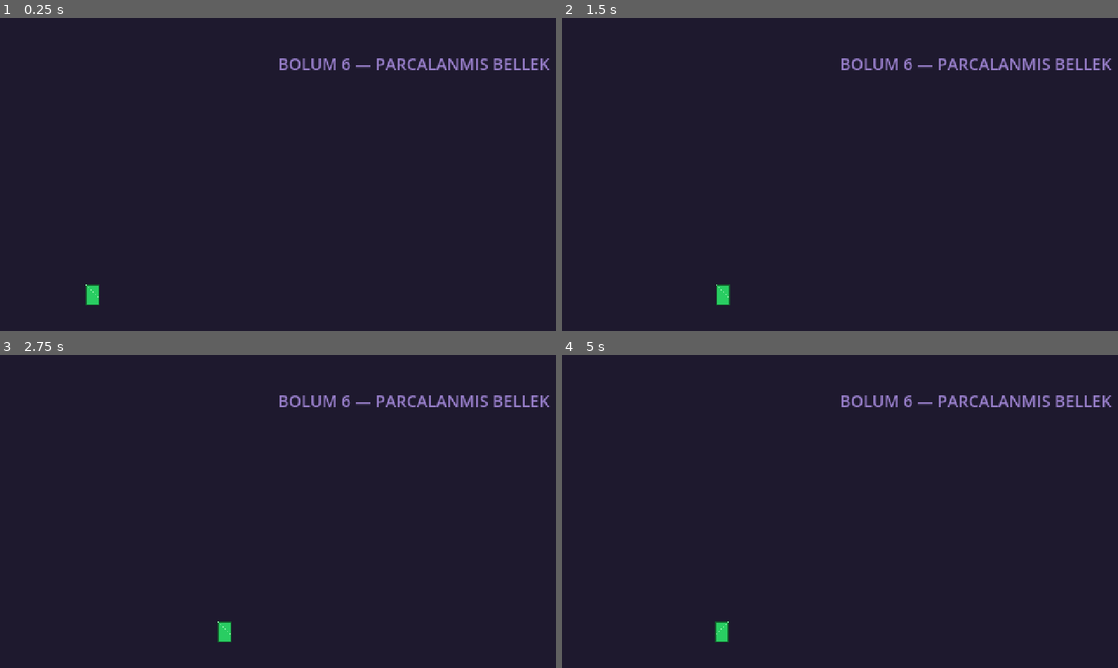
Above: before the commit, frames 1-4 (two rows, left to right).
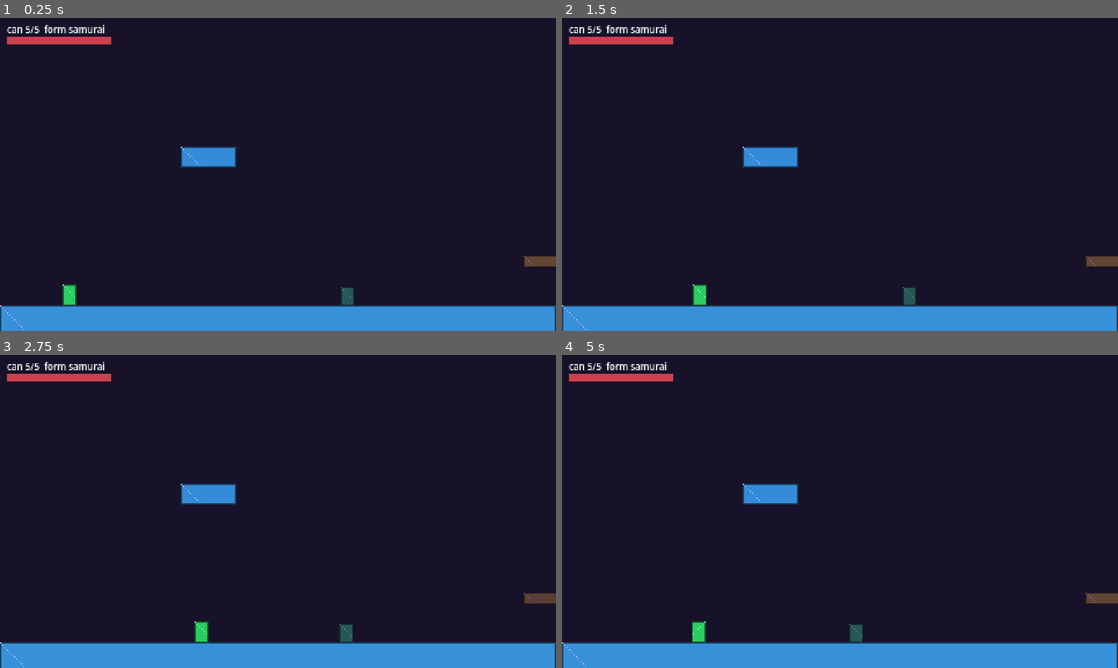
Above: after the commit, the same moments.

Repository: Eruldin/Honor-Meselesi
Game: Godot game, scene res://src/levels/ch6/Ch6.tscn
Two runs of this game, one before a commit and one after it. Both use one fixed random seed, a clock stepped at 60 frames per second and the inputs below. This scene is started directly instead of the project's main scene.
Inputs (mouse positions are in pixels of both pictures, inside the frame that each line leads up to):
- Up to frame 1 (0.25 s): no input
- Up to frame 2 (1.5 s): tap Enter at 0.5 s; move the mouse to (962, 158) at 0.52 s; hold D (move_right) 0.53-1.25 s; hold Space (jump) 0.53-1.25 s; tap J (attack) at 0.6 s; click (962, 158) at 0.67 s; drag from (728, 190) to (723, 268) at 1.27 s
- Up to frame 3 (2.75 s): tap Space (jump) at 2 s; move the mouse to (333, 442) at 2.02 s; hold D (move_right) from 2.03 s (still down); hold Space (jump) from 2.03 s (still down); tap J (attack) at 2.1 s
- Up to frame 4 (5 s): release D (move_right) at 2.75 s; release Space (jump) at 2.75 s; drag from (812, 574) to (673, 464) at 2.77 s; move the mouse to (1006, 558) at 3.52 s; hold A (move_left) 3.53-4.25 s; hold Space (jump) 3.53-4.25 s; tap E (form_next) at 3.6 s; drag from (673, 464) to (723, 630) at 4.27 s

The runs differ from the first frame. In frame 1, 11% of the frame differs, in the area x 0-100%, y 2-100%; in frame 2, 11%; in frame 3, 11%; in frame 4, 11%.

Commit message:
M9: Bolum 6 — Parcalanmis Bellek + Glitch Amalgam
- FlickerPlatform: "unutulan" platformlar (telegraph yanip sonme ->
  collision kapanir -> geri gelir)
- GlitchAmalgam boss: big_zombie sprite'lari, onceki boss'larin
  yankilari (sok dalgasi + diken serisi + fuze savulu + piksel yagmuru),
  F2'de hizli
- Seviye: kirilmis zemin parcalari + bosluk gecitleri, onceki bolum
  tilelarindan yuzen adaciklar, cyan yanki dusmanlar, periyodik hafif
  glitch dalgalanmasi (bu bolume ozel, senaryo uyumlu)
- Muzik: Dark Ambient There_In_Spirit / To_Grind_Out_Your_Soul (boss)
- Ch7 stub + test_ch6 (4 test) + kayit araci
- Test: 76/76

Generated with [Devin](https://devin.ai)

Co-Authored-By: Devin <158243242+devin-ai-integration[bot]@users.noreply.github.com>

Diff:
--- a/assets_manifest.json
+++ b/assets_manifest.json
@@ -851,6 +851,30 @@
     "music/ch6_boss": {
       "path": "music/dark_ambient/Dark Ambient Soundscape/OGG/02.To_Grind_Out_Your_Soul.ogg",
       "pack": "Dark Ambient"
+    },
+    "enemy/glitch_amalgam": {
+      "path": "env/dungeon/0x72_DungeonTilesetII_v1.7/frames/big_zombie_idle_anim_f0.png",
+      "pack": "0x72 Dungeon"
+    },
+    "enemy/glitch_amalgam/idle": {
+      "files": [
+        "env/dungeon/0x72_DungeonTilesetII_v1.7/frames/big_zombie_idle_anim_f0.png",
+        "env/dungeon/0x72_DungeonTilesetII_v1.7/frames/big_zombie_idle_anim_f1.png",
+        "env/dungeon/0x72_DungeonTilesetII_v1.7/frames/big_zombie_idle_anim_f2.png",
+        "env/dungeon/0x72_DungeonTilesetII_v1.7/frames/big_zombie_idle_anim_f3.png"
+      ],
+      "fps": 5,
+      "pack": "0x72 Dungeon"
+    },
+    "enemy/glitch_amalgam/walk": {
+      "files": [
+        "env/dungeon/0x72_DungeonTilesetII_v1.7/frames/big_zombie_run_anim_f0.png",
+        "env/dungeon/0x72_DungeonTilesetII_v1.7/frames/big_zombie_run_anim_f1.png",
+        "env/dungeon/0x72_DungeonTilesetII_v1.7/frames/big_zombie_run_anim_f2.png",
+        "env/dungeon/0x72_DungeonTilesetII_v1.7/frames/big_zombie_run_anim_f3.png"
+      ],
+      "fps": 8,
+      "pack": "0x72 Dungeon"
     }
   }
 }
--- /dev/null
+++ b/src/enemies/glitch_amalgam.gd
@@ -0,0 +1,178 @@
+class_name GlitchAmalgam
+extends BossBase
+## Bolum 6 boss'u — Glitch Amalgam (big_zombie sprite'lari, cyan glitch
+## tonu). Onceki boss'larin bellek yankilari: sok dalgasi (Cluck),
+## kan-dikeni serisi (Vlad), gudumlu fuzeler (Unit-0), piksel yagmuru
+## (Tiran). F2'de araliklar kisalir, iki saldiri karisabilir.
+
+enum AState { SLEEP, APPROACH, TELL, SLAM_RISE, SLAM_FALL, CAST, GAP }
+
+var bstate := AState.SLEEP
+var _t := 0.0
+var _player: Node2D
+var facing := -1
+var _atk_idx := 0
+var _rain: PixelRain
+var arena_root: Node2D
+var arena_left := 0.0
+var arena_right := 0.0
+var floor_y := 250.0
+
+
+func _init() -> void:
+	max_hp = 22
+	body_size = Vector2(24, 27)
+	contact_damage = true
+	asset_key = &"glitch_amalgam"
+	phase_thresholds = [0.5]
+
+
+func _ready() -> void:
+	super._ready()
+	# Glitch tonu — her zaman cyan-magenta kaymali
+	sprite.modulate = Color(0.6, 1.1, 1.2)
+	if anims != null:
+		anims.modulate = Color(0.6, 1.1, 1.2)
+	contact_hitbox.activate(DamageInfo.make(1, self, Vector2.ZERO, true, true))
+	_rain = PixelRain.new()
+	get_parent().call_deferred("add_child", _rain)
+
+
+func _exit_tree() -> void:
+	if is_instance_valid(_rain):
+		_rain.queue_free()
+
+
+func on_activated() -> void:
+	bstate = AState.APPROACH
+	_t = 1.6
+	_rain.area_left = arena_left
+	_rain.area_right = arena_right
+	Pictogram.show_on(self, &"alarm", 1.0, Vector2(0, -36))
+	FX.glitch(1.0, 0.8)
+
+
+func on_phase_changed(_p: int) -> void:
+	var c := Color(1.1, 0.6, 1.3)
+	sprite.modulate = c
+	if anims != null:
+		anims.modulate = c
+	FX.glitch(1.0, 0.9)
+	FX.shake(3.5, 0.5)
+
+
+func _physics_process(delta: float) -> void:
+	super._physics_process(delta)
+	if not active or not health.is_alive():
+		return
+	if _player == null:
+		_player = get_tree().get_first_node_in_group(&"player")
+		return
+	var dx: float = _player.global_position.x - global_position.x
+	facing = 1 if dx > 0 else -1
+	sprite.flip_h = facing < 0
+	_t -= delta
+	var speed := 24.0 if phase >= 1 else 18.0
+	var gap := 0.9 if phase >= 1 else 1.3
+
+	match bstate:
+		AState.APPROACH:
+			velocity.x = facing * speed
+			if _t <= 0.0:
+				_choose()
+		AState.TELL:
+			velocity.x = 0.0
+			sprite.modulate = Color(1.4, 0.9, 1.4)
+			if anims != null:
+				anims.modulate = Color(1.4, 0.9, 1.4)
+			if _t <= 0.0:
+				bstate = AState.SLAM_RISE
+				_t = 0.45
+				sprite.modulate = Color(0.6, 1.1, 1.2)
+				if anims != null:
+					anims.modulate = Color(0.6, 1.1, 1.2)
+		AState.SLAM_RISE:
+			velocity.x = facing * 30.0
+			velocity.y = -240.0
+			if _t <= 0.0:
+				bstate = AState.SLAM_FALL
+				velocity.y = 60.0
+		AState.SLAM_FALL:
+			velocity.y = minf(velocity.y + 1500.0 * delta, 540.0)
+			if is_on_floor():
+				_land()
+				bstate = AState.GAP
+				_t = gap
+		AState.CAST:
+			velocity.x = 0.0
+			if _t <= 0.0:
+				bstate = AState.GAP
+				_t = gap
+		AState.GAP:
+			velocity.x = move_toward(velocity.x, 0.0, 600.0 * delta)
+			if _t <= 0.0:
+				bstate = AState.APPROACH
+				_t = 1.5
+
+
+func _choose() -> void:
+	var pick := _atk_idx % 4
+	_atk_idx += 1
+	match pick:
+		0:  # Cluck yankisi — slam
+			bstate = AState.TELL
+			_t = 0.55
+		1:  # Vlad yankisi — diken serisi
+			_cast_spikes()
+			bstate = AState.CAST
+			_t = 1.6
+		2:  # Unit-0 yankisi — fuze savulu
+			_cast_volley()
+			bstate = AState.CAST
+			_t = 1.4
+		_:  # Tiran yankisi — piksel yagmuru (kisa)
+			_rain.active = true
+			FX.glitch(0.5, 0.4)
+			bstate = AState.CAST
+			_t = 2.0
+
+
+func _land() -> void:
+	FX.shake(3.5, 0.35)
+	for d in [-1, 1]:
+		var w := Shockwave.new()
+		w.direction = d
+		w.global_position = global_position + Vector2(d * 12, 8)
+		_root().add_child(w)
+
+
+func _cast_spikes() -> void:
+	var n := 5 if phase >= 1 else 3
+	for i in n:
+		var sp := BloodSpike.new()
+		sp.global_position = Vector2(
+			clampf(_player.global_position.x + (i - n / 2) * 30.0,
+				arena_left + 12.0, arena_right - 12.0),
+			floor_y)
+		_root().add_child(sp)
+		sp.get_node("warn").color = Color(0.4, 1.0, 1.0, 0.5)
+		sp.get_node("spike").modulate = Color(0.5, 0.9, 1.1)
+
+
+func _cast_volley() -> void:
+	# Uc gudumlu fuze — ustten ve yandan
+	for i in 3:
+		var m := HomingMissile.new()
+		m.global_position = global_position + Vector2(0, -30 - i * 16)
+		_root().add_child(m)
+	FX.glitch(0.4, 0.3)
+
+
+func _process(delta: float) -> void:
+	# PixelRain suresi dolunca kapat (CAST sayacina gore)
+	if _rain != null and _rain.active and bstate != AState.CAST:
+		_rain.active = false
+
+
+func _root() -> Node:
+	return arena_root if arena_root != null else get_parent()
--- a/src/levels/ch6/ch6.gd
+++ b/src/levels/ch6/ch6.gd
@@ -1,45 +1,276 @@
 extends Node2D
-## Bolum 6 stub (gercek Parcalanmis Bellek + Glitch Amalgam M9'da).
+## M9 — Bolum 6: Parcalanmis Bellek + Glitch Amalgam.
+## Coken boyutlarin kirintilari havada yuzen adaciklar gibi durur;
+## platformlar "unutulup" geri gelir (FlickerPlatform), onceki
+## bolumlerin dusmanlari soluk cyan yankilar olarak dolanir.
+## Burada glitch serbest — senaryo geregi (CRT disinda tek bolge).
+
+const CH7_PATH := "res://src/levels/ch7/Ch7.tscn"
+const FLOOR_Y := 250.0
+const LEVEL_W := 1700.0
+const ARENA_X := 1300.0
+const ARENA_L := 1310.0
+const ARENA_R := 1610.0
+
+@export var auto_advance := true
 
 var samurai: Samurai
+var camera: ScreenShake
+var boss: GlitchAmalgam
+var _walls: Array[StaticBody2D] = []
+var _boss_bar: Control
+var _boss_root: Control
+var _player_fill: Control
+var _hud_label: Label
+var _boss_started := false
+var _respawn_pending := false
+var _glitch_t := 6.0
 
 
 func _ready() -> void:
 	GameState.current_chapter = &"ch6"
 	AudioManager.play_music(&"music/ch6")
+	_build_terrain()
+	_build_entities()
+	_build_fx()
+	_build_hud()
+	EventBus.actor_died.connect(_on_actor_died)
+
+
+func _process(delta: float) -> void:
+	if samurai != null and is_instance_valid(samurai):
+		camera.global_position.x = clampf(samurai.global_position.x, 240, LEVEL_W - 240)
+	if boss != null and is_instance_valid(boss) and boss.active:
+		_boss_root.visible = true
+		_boss_bar.size.x = 160.0 * float(boss.health.current) / maxf(boss.health.max_health, 1)
+	if samurai != null and _player_fill != null:
+		_player_fill.size.x = 90.0 * float(samurai.health.current) / maxf(samurai.health.max_health, 1)
+	if samurai != null and _hud_label != null:
+		_hud_label.text = "can %d/%d  form %s" % [
+			samurai.health.current, samurai.health.max_health,
+			samurai.form.id if samurai.form != null else "?"]
+	# Ortam glitch'i: ara ara hafif dalgalanma (bu bolume ozel)
+	_glitch_t -= delta
+	if _glitch_t <= 0.0:
+		_glitch_t = randf_range(5.0, 9.0)
+		FX.glitch(0.25, 0.5)
+
+
+func _build_terrain() -> void:
 	var bg := ColorRect.new()
-	bg.color = Color(0.12, 0.1, 0.18)
-	bg.size = Vector2(480, 270)
+	bg.color = Color(0.09, 0.07, 0.16)  # derin bosluk moru
+	bg.size = Vector2(LEVEL_W, 270)
 	add_child(bg)
-
-	var ground := StaticBody2D.new()
-	ground.collision_layer = 1
+	# Uzakta kirik boyut goruntuleri — ash_far katmani cyan-magenta'da
+	ParallaxBg.add(self, LEVEL_W, [
+		{id = &"bg/ash_far", scroll = 0.08, modulate = Color(0.5, 0.55, 0.95, 0.85)},
+		{id = &"bg/ash_sky", scroll = 0.2, modulate = Color(0.55, 0.6, 0.95, 0.7)},
+	])
+
+	# Ana zemin parcalari — araliklarla (bellek boslugu): ucus tehlikesi
+	for seg in [[240, FLOOR_Y + 10, 480], [800, FLOOR_Y + 10, 330],
+			[1300, FLOOR_Y + 10, 620]]:
+		_add_ground(Vector2(seg[0], seg[1]), Vector2(seg[2], 24))
+	_add_ground(Vector2(-6, 135), Vector2(12, 270))
+
+	# FlickerPlatform'lar — bosluklari asma yollari
+	for fp in [[480, 210, 0.0], [560, 190, 1.2], [660, 200, 2.3],
+			[960, 205, 0.6], [1050, 185, 1.8], [1140, 198, 3.0]]:
+		var f := FlickerPlatform.new()
+		f.global_position = Vector2(fp[0], fp[1])
+		f.phase_offset = fp[2]
+		add_child(f)
+
+	# Kirik boyut parcalari — onceki bolumlerin tile dokularindan adaciklar
+	for frag in [[180, 120, &"terrain/ash_ground", Color(0.7, 0.7, 1.0)],
+			[720, 110, &"terrain/block", Color(0.7, 0.8, 1.0)],
+			[1150, 100, &"terrain/ash_ground", Color(0.6, 0.7, 1.1)],
+			[1450, 95, &"terrain/block", Color(0.7, 0.7, 1.0)]]:
+		var s := Sprite2D.new()
+		s.texture = AssetLoader.tiled_texture(frag[2], Vector2i(48, 18))
+		s.modulate = frag[3]
+		s.global_position = Vector2(frag[0], frag[1])
+		s.rotation = randf_range(-0.06, 0.06)
+		add_child(s)
+
+	for wx in [ARENA_L - 14, ARENA_R + 8]:
+		var wall := _make_wall(Vector2(wx, 135))
+		wall.set_deferred("collision_layer", 0)
+		wall.visible = false
+		_walls.append(wall)
+		add_child(wall)
+
+
+func _make_wall(center: Vector2) -> StaticBody2D:
+	var body := StaticBody2D.new()
+	body.collision_layer = 1
 	var col := CollisionShape2D.new()
 	var rect := RectangleShape2D.new()
-	rect.size = Vector2(480, 24)
+	rect.size = Vector2(16, 270)
 	col.shape = rect
-	ground.add_child(col)
-	ground.position = Vector2(240, 260)
-	add_child(ground)
-
+	body.add_child(col)
+	body.global_position = center
+	return body
+
+
+func _add_ground(center: Vector2, size: Vector2) -> void:
+	var body := StaticBody2D.new()
+	body.collision_layer = 1
+	var col := CollisionShape2D.new()
+	var rect := RectangleShape2D.new()
+	rect.size = size
+	col.shape = rect
+	body.add_child(col)
+	var sprite := Sprite2D.new()
+	sprite.texture = AssetLoader.tiled_texture(&"terrain/ash_ground", Vector2i(size))
+	sprite.modulate = Color(0.75, 0.72, 1.0)
+	body.add_child(sprite)
+	body.global_position = center
+	add_child(body)
+
+
+func _build_entities() -> void:
 	samurai = Samurai.new()
-	samurai.global_position = Vector2(80, 230)
+	var spawn := Vector2(60, FLOOR_Y - 20)
+	var cp: Variant = GameState.get_flag(&"respawn_pos", false)
+	if cp is Vector2:
+		spawn = cp + Vector2(0, -14)
+	samurai.global_position = spawn
 	add_child(samurai)
 
-	var cam := ScreenShake.new()
-	cam.global_position = Vector2(240, 135)
-	add_child(cam)
-	cam.make_current()
+	# Bellek yankilari — onceki bolumlerin dusmanlari, cyan soluk
+	var echoes: Array = [
+		[Villager.new(), 300], [CyberNinja.new(), 540],
+		[Villager.new(), 830], [AshHusk.new(), 1050],
+		[Turtle.new(), 1190],
+	]
+	for e in echoes:
+		var en: EnemyBase = e[0]
+		en.modulate = Color(0.6, 0.95, 1.1, 0.85)
+		en.global_position = Vector2(e[1], FLOOR_Y - 12)
+		add_child(en)
+
+	var rest := RestPoint.new()
+	rest.checkpoint_id = &"ch6_shards"
+	rest.global_position = Vector2(1260, FLOOR_Y - 12)
+	add_child(rest)
+
+	boss = GlitchAmalgam.new()
+	boss.name = "GlitchAmalgam"
+	boss.arena_root = self
+	boss.arena_left = ARENA_L
+	boss.arena_right = ARENA_R
+	boss.floor_y = FLOOR_Y
+	boss.global_position = Vector2(1520, FLOOR_Y - 16)
+	add_child(boss)
+	boss.defeated.connect(_on_boss_defeated, CONNECT_ONE_SHOT)
+
+	var trigger := Area2D.new()
+	trigger.collision_layer = 0
+	trigger.collision_mask = 4
+	var tc := CollisionShape2D.new()
+	var tr := RectangleShape2D.new()
+	tr.size = Vector2(10, 200)
+	tc.shape = tr
+	trigger.add_child(tc)
+	trigger.global_position = Vector2(ARENA_X, 170)
+	trigger.area_entered.connect(_on_arena_entered)
+	add_child(trigger)
+
+
+func _build_fx() -> void:
+	camera = ScreenShake.new()
+	camera.global_position = Vector2(240, 135)
+	camera.limit_left = 0
+	camera.limit_right = int(LEVEL_W)
+	camera.limit_top = 0
+	camera.limit_bottom = 270
+	camera.position_smoothing_enabled = true
+	camera.position_smoothing_speed = 6.0
+	add_child(camera)
+	camera.make_current()
+	var fx := FxListener.new()
+	fx.camera_path = camera.get_path()
+	add_child(fx)
 	add_child(PostFX.new())
 	add_child(SettingsMenu.new())
 
+
+func _build_hud() -> void:
 	var layer := CanvasLayer.new()
 	add_child(layer)
-	var banner := Label.new()
-	banner.text = "BOLUM 6 — PARCALANMIS BELLEK"
-	banner.horizontal_alignment = HORIZONTAL_ALIGNMENT_CENTER
-	banner.set_anchors_preset(Control.PRESET_CENTER_TOP)
-	banner.position.y = 30
-	banner.add_theme_font_size_override("font_size", 14)
-	banner.add_theme_color_override("font_color", Color(0.6, 0.5, 0.8))
-	layer.add_child(banner)
+	_hud_label = Label.new()
+	_hud_label.position = Vector2(6, 4)
+	_hud_label.add_theme_font_size_override("font_size", 8)
+	layer.add_child(_hud_label)
+	var pb := HudBars.make(90, 7, Color(0.8, 0.25, 0.3))
+	pb.root.position = Vector2(6, 16)
+	layer.add_child(pb.root)
+	_player_fill = pb.fill
+	var boss_bar := HudBars.make(160, 6, Color(0.4, 0.9, 1.0))
+	boss_bar.root.position = Vector2(160, 250)
+	layer.add_child(boss_bar.root)
+	_boss_root = boss_bar.root
+	_boss_root.visible = false
+	_boss_bar = boss_bar.fill
+
+
+func _on_arena_entered(area: Area2D) -> void:
+	var p := area.get_parent()
+	while p != null and not p.is_in_group(&"player"):
+		p = p.get_parent()
+	if p == null or _boss_started:
+		return
+	_boss_started = true
+	for w in _walls:
+		w.set_deferred("collision_layer", 1)
+		w.visible = true
+	FX.glitch(0.9, 0.8)
+	AudioManager.play_music(&"music/ch6_boss")
+	boss.activate()
+
+
+func _on_boss_defeated() -> void:
+	GameState.set_flag(&"ch6_boss_dead")
+	await get_tree().create_timer(1.6, true).timeout
+	var portal := PortalFx.make()
+	portal.global_position = Vector2(ARENA_R - 30, FLOOR_Y - 34)
+	add_child(portal)
+	AudioManager.play_music(&"music/victory")
+
+	samurai.sm.change_to(Samurai.S_CUTSCENE, true)
+	var cutscene := CutscenePlayer.new()
+	add_child(cutscene)
+	cutscene.play([
+		{op = "glitch", strength = 1.2, dur = 1.2},
+		{op = "wait", t = 0.4},
+		{op = "walk_to", node = "samurai", x = portal.global_position.x - 8, speed = 120.0},
+		{op = "call", fn = func() -> void:
+			samurai.create_tween().tween_property(samurai, "modulate:a", 0.0, 0.25)},
+		{op = "wait", t = 0.3},
+	], {"samurai": samurai, "portal": portal},
+	func() -> void:
+		samurai.global_position = portal.global_position)
+	cutscene.finished.connect(_go_ch7, CONNECT_ONE_SHOT)
+
+
+func _go_ch7() -> void:
+	GameState.set_flag(&"ch6_done")
+	GameState.current_chapter = &"ch7"
+	if auto_advance:
+		EventBus.scene_change_requested.emit(CH7_PATH)
+
+
+func _on_actor_died(actor: Node) -> void:
+	if actor != samurai or _respawn_pending:
+		return
+	_respawn_pending = true
+	await get_tree().create_timer(1.4, true).timeout
+	var cp: Variant = GameState.get_flag(&"respawn_pos", Vector2(60, FLOOR_Y - 20))
+	samurai.global_position = cp + Vector2(0, -14)
+	samurai.velocity = Vector2.ZERO
+	samurai.set_gravity_flipped(false)
+	samurai.health.reset()
+	samurai.modulate.a = 1.0
+	samurai.sm.change_to(Samurai.S_IDLE, true)
+	_respawn_pending = false
--- /dev/null
+++ b/src/levels/ch7/Ch7.tscn
@@ -0,0 +1,6 @@
+[gd_scene load_steps=2 format=3 uid="uid://samsara_ch7stub"]
+
+[ext_resource type="Script" path="res://src/levels/ch7/ch7.gd" id="1_ch7"]
+
+[node name="Ch7" type="Node2D"]
+script = ExtResource("1_ch7")
--- /dev/null
+++ b/src/levels/ch7/ch7.gd
@@ -0,0 +1,45 @@
+extends Node2D
+## Bolum 7 stub (gercek Void/final + perspektif kaymasi M10'da).
+
+var samurai: Samurai
+
+
+func _ready() -> void:
+	GameState.current_chapter = &"ch7"
+	AudioManager.play_music(&"music/ch7")
+	var bg := ColorRect.new()
+	bg.color = Color(0.02, 0.02, 0.05)
+	bg.size = Vector2(480, 270)
+	add_child(bg)
+
+	var ground := StaticBody2D.new()
+	ground.collision_layer = 1
+	var col := CollisionShape2D.new()
+	var rect := RectangleShape2D.new()
+	rect.size = Vector2(480, 24)
+	col.shape = rect
+	ground.add_child(col)
+	ground.position = Vector2(240, 260)
+	add_child(ground)
+
+	samurai = Samurai.new()
+	samurai.global_position = Vector2(80, 230)
+	add_child(samurai)
+
+	var cam := ScreenShake.new()
+	cam.global_position = Vector2(240, 135)
+	add_child(cam)
+	cam.make_current()
+	add_child(PostFX.new())
+	add_child(SettingsMenu.new())
+
+	var layer := CanvasLayer.new()
+	add_child(layer)
+	var banner := Label.new()
+	banner.text = "BOLUM 7 — BOSLUK"
+	banner.horizontal_alignment = HORIZONTAL_ALIGNMENT_CENTER
+	banner.set_anchors_preset(Control.PRESET_CENTER_TOP)
+	banner.position.y = 30
+	banner.add_theme_font_size_override("font_size", 14)
+	banner.add_theme_color_override("font_color", Color(0.7, 0.8, 1.0))
+	layer.add_child(banner)
--- /dev/null
+++ b/src/levels/props/flicker_platform.gd
@@ -0,0 +1,54 @@
+class_name FlickerPlatform
+extends StaticBody2D
+## Bolum 6 bellek parcasi platformu: periyodik olarak "unutulur" —
+## once yanip soner (telegraph), sonra collision kapanir ve dusurur,
+## bir sure sonra geri gelir.
+
+@export var size := Vector2(56, 10)
+## Gorunur kalma + kayip kalma sureleri (sn)
+@export var on_time := 3.4
+@export var off_time := 1.4
+## Baslangic faz kaymasi — platformlar ayni anda kaybolmasin
+@export var phase_offset := 0.0
+@export var tex_id: StringName = &""
+
+var _t := 0.0
+var _on := true
+var _sprite: Sprite2D
+
+
+func _ready() -> void:
+	collision_layer = 1
+	var col := CollisionShape2D.new()
+	var rect := RectangleShape2D.new()
+	rect.size = size
+	col.shape = rect
+	add_child(col)
+	_sprite = Sprite2D.new()
+	if tex_id != &"" and AssetLoader.has_asset(tex_id):
+		_sprite.texture = AssetLoader.tiled_texture(tex_id, Vector2i(size))
+	else:
+		_sprite.texture = AssetLoader.placeholder_texture("terrain/flicker", Vector2i(size))
+		_sprite.modulate = Color(0.45, 0.4, 0.7)
+	add_child(_sprite)
+	_t = on_time - fmod(phase_offset, on_time + off_time)
+
+
+func _process(delta: float) -> void:
+	_t -= delta
+	if _on:
+		# Son 0.8s: yanip sonerek uyar (telegraph)
+		if _t < 0.8:
+			_sprite.modulate.a = 0.4 + 0.5 * absf(sin(_t * 22.0))
+		if _t <= 0.0:
+			_on = false
+			_t = off_time
+			collision_layer = 0
+			_sprite.visible = false
+	else:
+		if _t <= 0.0:
+			_on = true
+			_t = on_time
+			collision_layer = 1
+			_sprite.visible = true
+			_sprite.modulate.a = 1.0
--- /dev/null
+++ b/tests/test_ch6.gd
@@ -0,0 +1,67 @@
+extends GutTest
+## M9 — Bolum 6: Parcalanmis Bellek.
+
+var tuning: Tuning
+
+
+func before_each() -> void:
+	tuning = load("res://config/tuning.tres")
+	GameState.reset()
+
+
+func _frames(n: int) -> void:
+	for i in n:
+		await get_tree().physics_frame
+
+
+func _make_samurai(pos := Vector2.ZERO) -> Samurai:
+	var s := Samurai.new()
+	s.global_position = pos
+	add_child_autofree(s)
+	return s
+
+
+func test_flicker_platform_fades_and_returns() -> void:
+	var f := FlickerPlatform.new()
+	f.on_time = 0.5
+	f.off_time = 0.3
+	add_child_autofree(f)
+	assert_eq(f.collision_layer, 1, "baslangicta saglam")
+	await get_tree().create_timer(0.7).timeout
+	assert_eq(f.collision_layer, 0, "unutulunca collision kapanir")
+	await get_tree().create_timer(0.4).timeout
+	assert_eq(f.collision_layer, 1, "geri gelir")
+
+
+func test_amalgam_phase_and_attacks() -> void:
+	var g := GlitchAmalgam.new()
+	g.floor_y = 0.0
+	g.global_position = Vector2(0, 0)
+	var sam := _make_samurai(Vector2(30, 0))
+	add_child_autofree(g)
+	g.activate()
+	await _frames(10)
+	g.take_damage(DamageInfo.make(g.health.max_health / 2 + 1, sam))
+	await _frames(5)
+	assert_eq(g.phase, 1, "yari candan sonra faz 2")
+
+
+func test_amalgam_defeat_signal() -> void:
+	var g := GlitchAmalgam.new()
+	var sam := _make_samurai()
+	add_child_autofree(g)
+	g.activate()
+	watch_signals(g)
+	g.take_damage(DamageInfo.make(999, sam))
+	await _frames(2)
+	assert_signal_emitted(g, "defeated")
+
+
+func test_ch6_scene_builds() -> void:
+	var scene: Node2D = load("res://src/levels/ch6/Ch6.tscn").instantiate()
+	scene.auto_advance = false
+	add_child_autofree(scene)
+	await _frames(10)
+	assert_not_null(scene.samurai)
+	assert_not_null(scene.boss)
+	assert_eq(GameState.current_chapter, &"ch6")
--- /dev/null
+++ b/tools/RecordCh6.tscn
@@ -0,0 +1,6 @@
+[gd_scene load_steps=2 format=3 uid="uid://samsara_recch6"]
+
+[ext_resource type="Script" path="res://tools/record_ch6.gd" id="1_rec"]
+
+[node name="RecordCh6" type="Node2D"]
+script = ExtResource("1_rec")
--- /dev/null
+++ b/tools/record_ch6.gd
@@ -0,0 +1,88 @@
+extends "res://src/levels/ch6/ch6.gd"
+## M8 PR kaydi: Parcalanmis Bellek turu — saga yuru, yankilari kes, parcaalardan
+## kac, dinlen, arena, Kul Muhafizi. build/capture_c6/ altina PNG yazar.
+
+var _ai: AIInputSource
+var _frames_dir := "res://build/capture_c6"
+var _capture_count := 0
+var _capturing := false
+
+
+func _ready() -> void:
+	auto_advance = false
+	super._ready()
+	_ai = AIInputSource.new()
+	samurai.set_input_source(_ai)
+	DirAccess.make_dir_recursive_absolute(ProjectSettings.globalize_path(_frames_dir))
+	_run_script()
+
+
+func _wait(sec: float) -> void:
+	await get_tree().create_timer(sec).timeout
+
+
+func _fight() -> void:
+	_ai.tap(&"attack")
+	await _wait(0.4)
+	_ai.tap(&"attack")
+	await _wait(0.4)
+
+
+func _walk_to(x: float, timeout := 14.0) -> void:
+	var t := 0.0
+	while samurai.global_position.x < x and t < timeout:
+		if not is_instance_valid(samurai):
+			return
+		_ai.axis(1.0)
+		await get_tree().create_timer(0.1).timeout
+		t += 0.1
+	_ai.axis(0.0)
+
+
+func _run_script() -> void:
+	await _wait(0.8)
+	_capturing = true
+
+	await _walk_to(330)
+	await _fight()          # yanki 1
+	await _fight()
+	await _wait(0.4)
+	await _fight()
+
+	await _walk_to(640)
+	await _fight()          # yanki 2 + parca bolgesi
+	await _fight()
+	await _wait(0.6)
+
+	await _walk_to(900)
+	await _fight()          # yanki 3
+	await _fight()
+
+	await _walk_to(1230)    # dinlenme
+	await _wait(1.0)
+
+	await _walk_to(1320)    # arena tetigi
+	await _wait(1.0)
+	await _fight()          # boss vuruslari
+	await _fight()
+	_ai.tap(&"jump")
+	await _wait(0.6)
+	await _fight()
+	await _wait(3.0)        # slam + sok dalgasi + geyser gorunsun
+	await _fight()
+
+	_capturing = false
+	print("capture done: %d frames" % _capture_count)
+	get_tree().quit()
+
+
+func _process(delta: float) -> void:
+	super._process(delta)
+	if not _capturing:
+		return
+	_capture_count += 1
+	if _capture_count % 3 != 0:
+		return
+	var img := get_viewport().get_texture().get_image()
+	img.resize(480, 270, Image.INTERPOLATE_NEAREST)
+	img.save_png("%s/f%04d.png" % [_frames_dir, _capture_count])
Not shown, added: src/enemies/glitch_amalgam.gd.uid
Not shown, added: src/levels/ch7/ch7.gd.uid
Not shown, added: src/levels/props/flicker_platform.gd.uid
Not shown, added: tests/test_ch6.gd.uid
Not shown, added: tools/record_ch5.gd.uid
